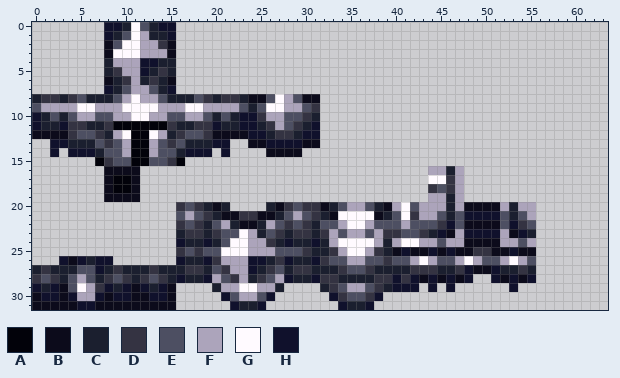
Pixel-art sprite -- src/main/resources/assets/iron_fist/textures/armor/magnetite_layer_1.png. Above is the file before it was changed.
The file is 64x32 pixels. Colours within 5 levels of each other are drawn and written as one.
Palette (. is transparent): A #02020a  B #0c0b1b  C #1b1f2f  D #343342  E #4d4f62  F #aca4bb  G #fffaff  H #10112c
After:
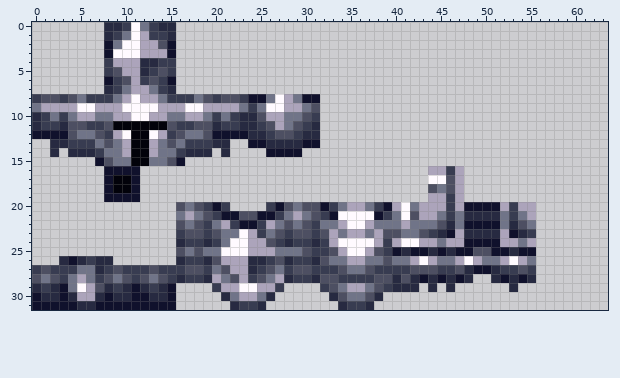
Edits made:
Colour B changes from #0c0b1b to #10112c.
Colour C changes from #1b1f2f to #383c51.
Colour D changes from #343342 to #4d4f62.
Colour E changes from #4d4f62 to #707488.
Colour H changes from #10112c to #272a41.
Colour A gives way to colour B in row 15 at x 7 and 16.
